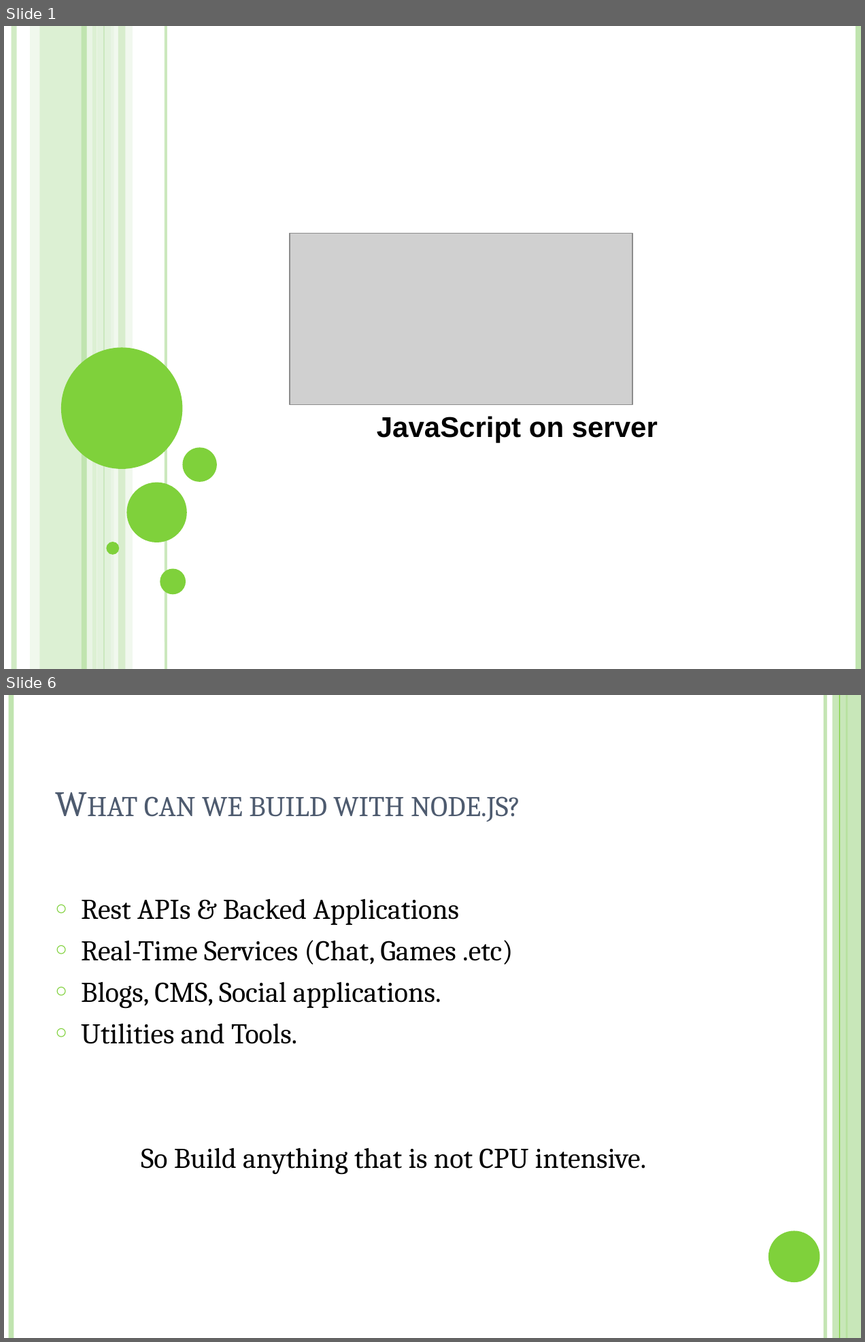
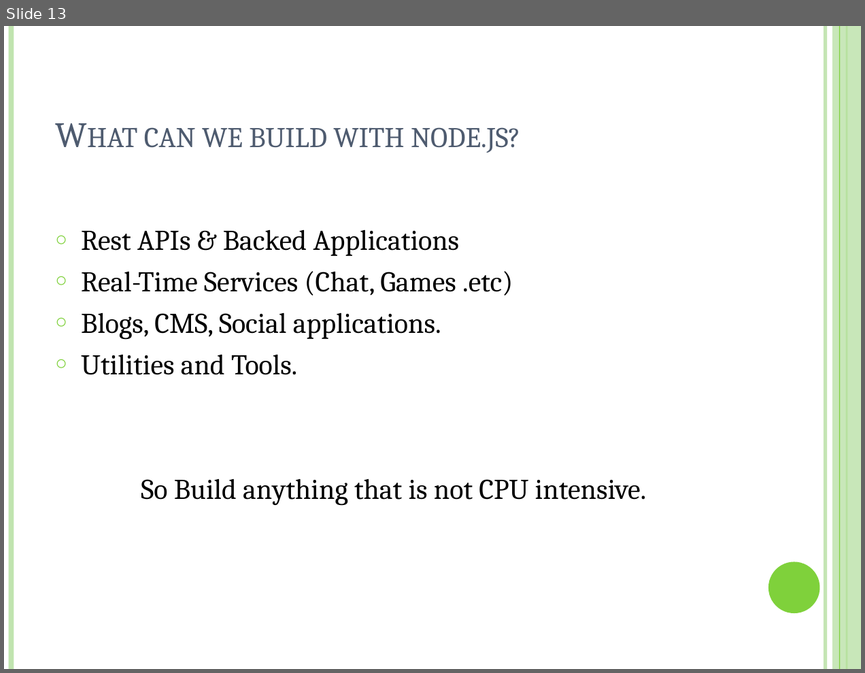
Before and after one commit to lakshmikanthadn/FresherTraining2018-NodeJS, a slide deck: Node js.pptx. Shown one above the other, each under a label of ours: slides 1 and 6 before the commit, slide 13 after it; the slides between them are not shown. The pictures are 865x1342 and 865x673 pixels, drawn with LibreOffice and Linux fonts; fonts in the diff are those of the drawing; grey boxes stand for pictures. Boxes give left, top, right and bottom in pixels: in the first picture for what was removed or moved away, otherwise in the second. Text is boxed around its words. In the diff, an @@ line names an element or a change of style, - is before the commit and + after.

```diff
--- a/Node js.pptx
+++ b/Node js.pptx
@@ slide 1 removed at box(4, 26, 861, 669), background #FFFFFF @@
@@ line removed from (14, 26) to (14, 669) @@
@@ rectangle removed at box(30, 26, 39, 669) @@
@@ rectangle removed at box(40, 26, 97, 669) @@
@@ line removed from (84, 26) to (84, 669) @@
@@ line removed from (90, 26) to (90, 669) @@
@@ rectangle removed at box(96, 26, 113, 669) @@
@@ line removed from (104, 26) to (104, 669) @@
@@ rectangle removed at box(111, 26, 133, 669) @@
@@ rectangle removed at box(118, 26, 125, 669) @@
@@ line removed from (166, 26) to (166, 669) @@
@@ line removed from (858, 26) to (858, 669) @@
@@ picture removed at box(290, 233, 632, 405) @@
@@ ellipse removed at box(61, 347, 183, 469) @@
@@ text removed at box(377, 416, 657, 443) @@
-JavaScript on server
@@ ellipse removed at box(182, 448, 216, 482) @@
@@ ellipse removed at box(126, 482, 186, 542) @@
@@ ellipse removed at box(106, 542, 119, 554) @@
@@ ellipse removed at box(160, 569, 186, 594) @@
@@ what was slide 6 is now slide 13 @@
```
Also in this commit, not shown: 4 slides changed, 8 slides added, 4 other slides removed, 3 other files.
